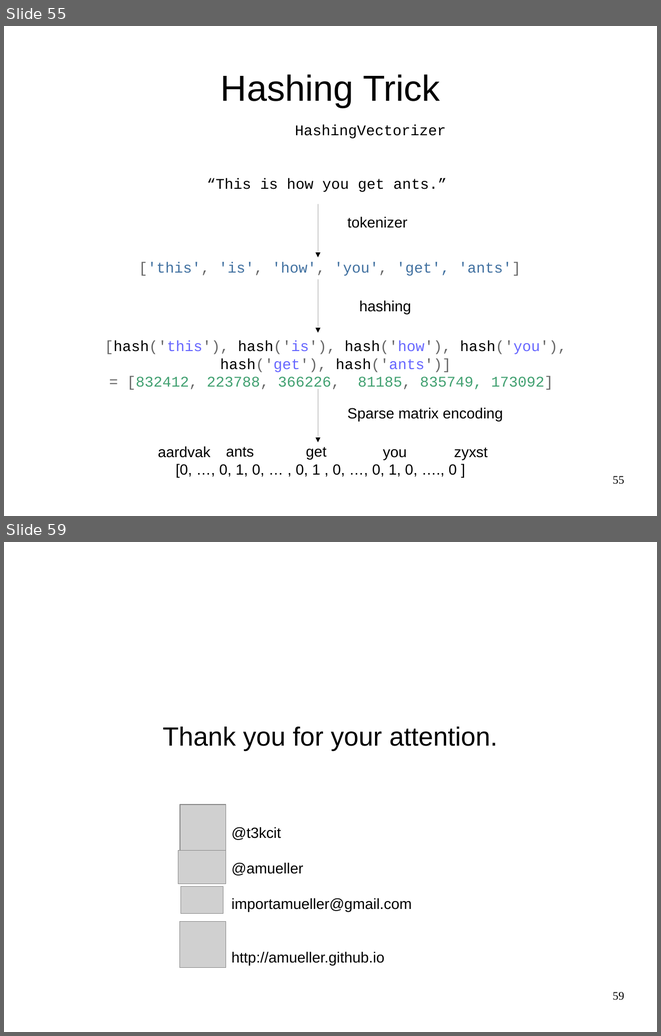
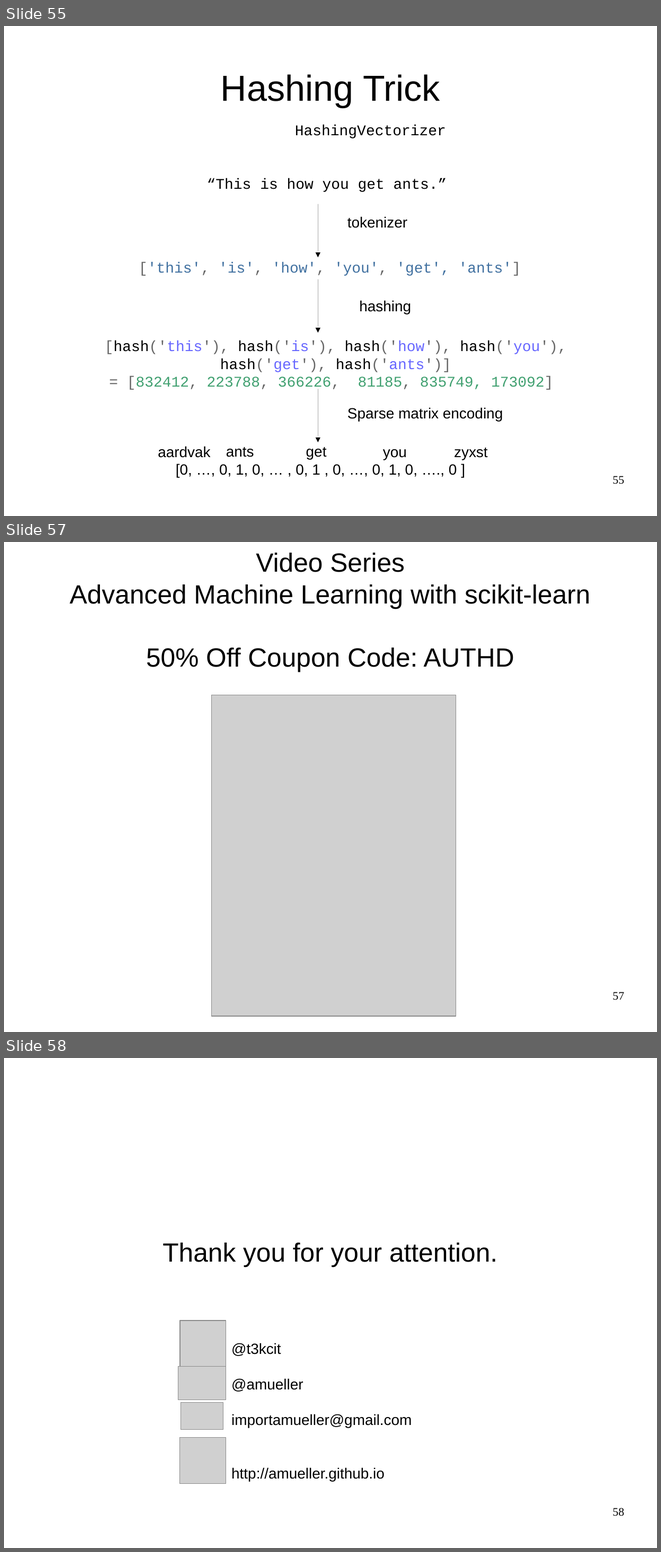
Before and after one commit to amueller/odscon-sf-2015, a slide deck: machine-learning-with-scikit-learn-odscon-SF-2015.odp. Shown one above the other, each under a label of ours: slides 55 and 59 before the commit, slides 55, 57 and 58 after it; the slides between them are not shown. The pictures are 661x1036 and 661x1552 pixels, drawn with LibreOffice and Linux fonts; fonts in the diff are those of the drawing; grey boxes stand for pictures. Boxes give left, top, right and bottom in pixels: in the first picture for what was removed or moved away, otherwise in the second. Text is boxed around its words. In the diff, an @@ line names an element or a change of style, - is before the commit and + after.

```diff
--- a/machine-learning-with-scikit-learn-odscon-SF-2015.odp
+++ b/machine-learning-with-scikit-learn-odscon-SF-2015.odp
@@ slide 57 added at bbox=[4, 542, 657, 1032], background #FFFFFF @@
@@ subtitle added at bbox=[70, 553, 590, 671], 32 pt, text #000000 @@
+Video Series
+Advanced Machine Learning with scikit-learn
+50% Off Coupon Code: AUTHD
@@ picture added at bbox=[211, 695, 456, 1016] @@
@@ page number added at bbox=[612, 991, 624, 1000], 14 pt, text #000000 @@
+57
@@ what was slide 59 is now slide 58 @@
@@ page number at bbox=[612, 1507, 624, 1516]: text changed @@
-59
+58
```
Also in this commit, not shown: 7 slides changed, 15 other slides added, 17 slides removed, 1 other file.
